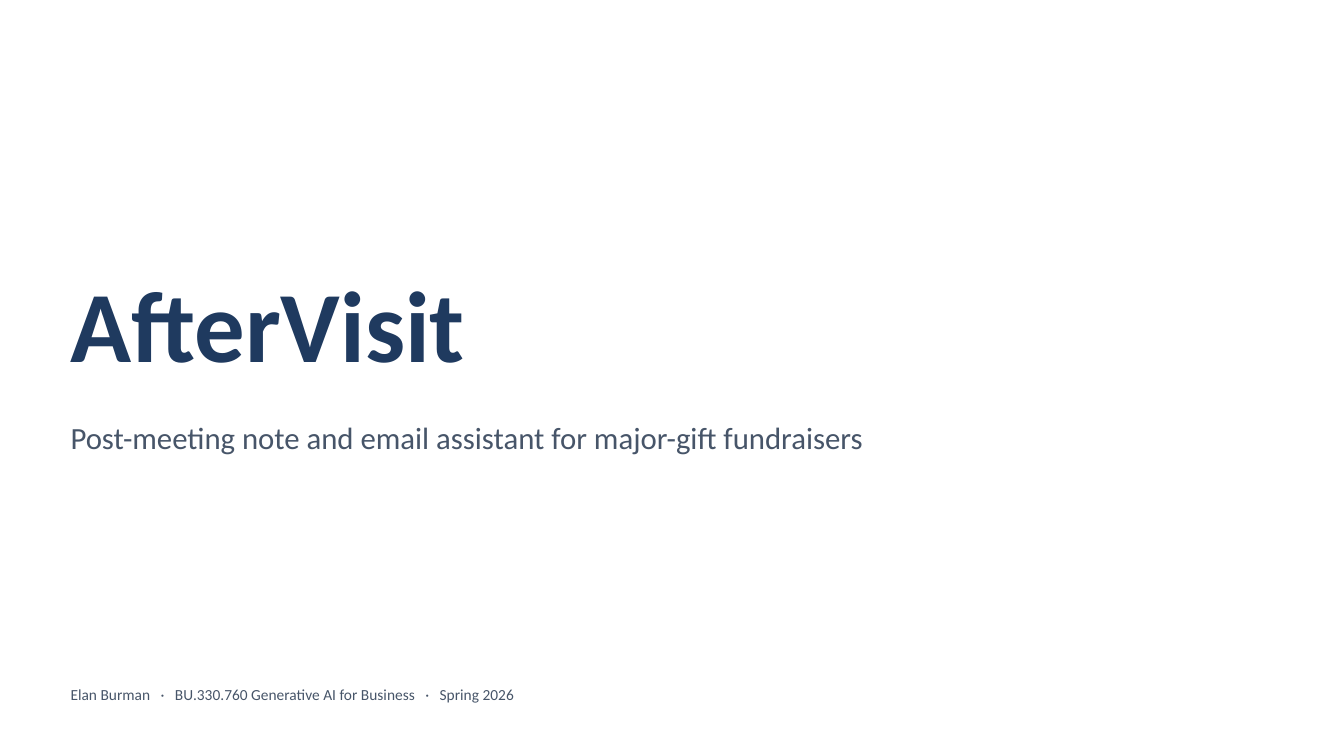
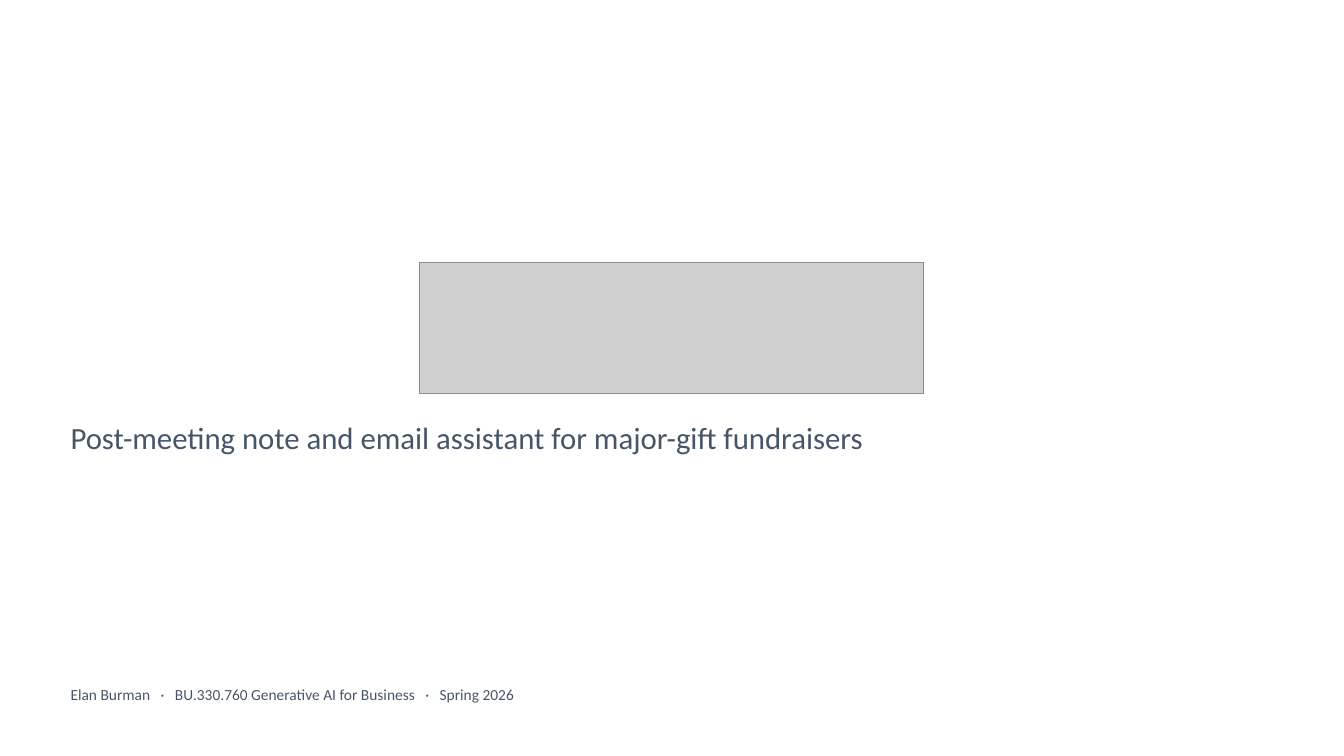
Before and after one commit to elanburman-alt/AfterVisit, a slide deck: slide 1 of presentation/AfterVisit.pptx. Drawn at 1344x756 pixels with LibreOffice and Linux fonts; fonts in the diff are those of the drawing; grey boxes stand for pictures. Boxes give left, top, right and bottom in pixels: in the first picture for what was removed or moved away, otherwise in the second. Text is boxed around its words. In the diff, an @@ line names an element or a change of style, - is before the commit and + after.

```diff
--- a/presentation/AfterVisit.pptx
+++ b/presentation/AfterVisit.pptx
@@ picture added at (x1=420, y1=262, x2=925, y2=393) @@
@@ text removed at (x1=71, y1=291, x2=465, y2=363) @@
-AfterVisit
```
Also in this commit, not shown: 1 other file.
